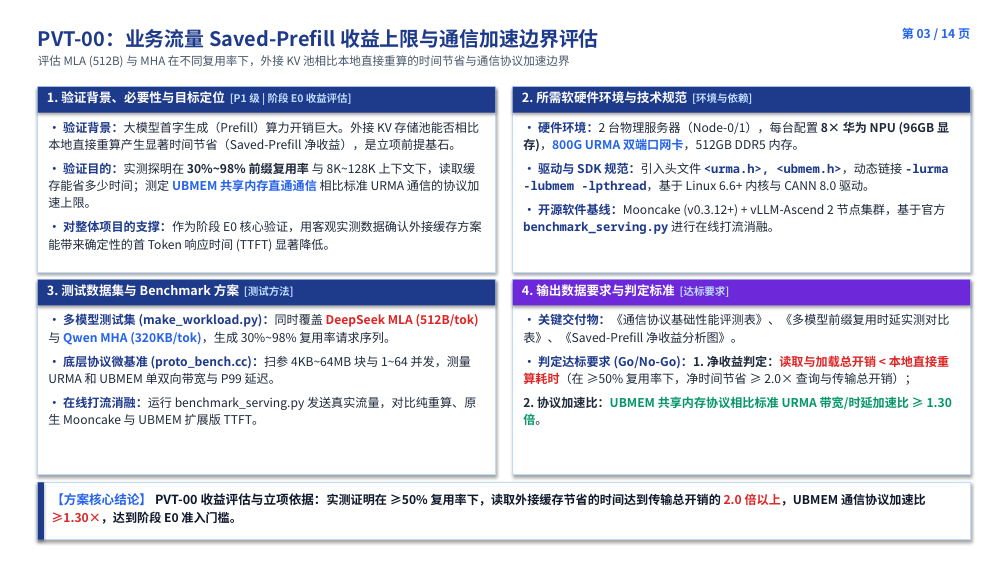
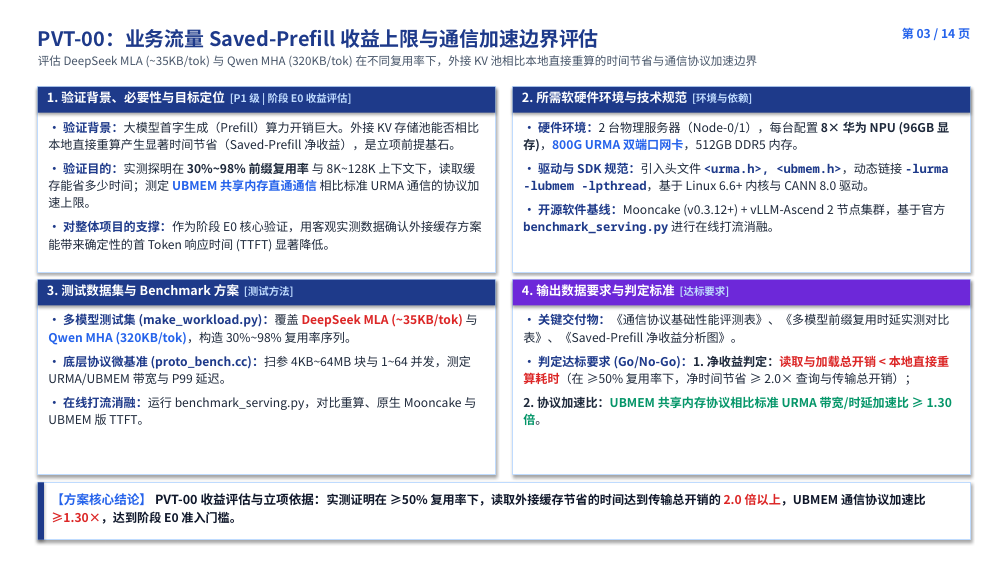
Before and after one commit to stonetree/reports, a slide deck: slide 3 of kvcache/unified_kv_memory/提前验证方案设计/验证计划方案设计/开发人员串讲PPT/00_统一异构KVCache存储池_提前验证全景与开发串讲完整版.pptx. Drawn at 1008x567 pixels with LibreOffice and Linux fonts; fonts in the diff are those of the drawing. Boxes give left, top, right and bottom in pixels: in the first picture for what was removed or moved away, otherwise in the second. Text is boxed around its words. In the diff, an @@ line names an element or a change of style, - is before the commit and + after.

```diff
--- a/kvcache/unified_kv_memory/提前验证方案设计/验证计划方案设计/开发人员串讲PPT/00_统一异构KVCache存储池_提前验证全景与开发串讲完整版.pptx
+++ b/kvcache/unified_kv_memory/提前验证方案设计/验证计划方案设计/开发人员串讲PPT/00_统一异构KVCache存储池_提前验证全景与开发串讲完整版.pptx
@@ text at (38,55,758,68): text changed @@
-评估 MLA (512B) 与 MHA 在不同复用率下，外接 KV 池相比本地直接重算的时间节省与通信协议加速边界
+评估 DeepSeek MLA (~35KB/tok) 与 Qwen MHA (320KB/tok) 在不同复用率下，外接 KV 池相比本地直接重算的时间节省与通信协议加速边界
@@ text at (48,314,478,425): text changed @@
-• 多模型测试集 (make_workload.py)：同时覆盖 DeepSeek MLA (512B/tok) 与 Qwen MHA (320KB/tok)，生成 30%~98% 复用率请求序列。
-• 底层协议微基准 (proto_bench.cc)：扫参 4KB~64MB 块与 1~64 并发，测量 URMA 和 UBMEM 单双向带宽与 P99 延迟。
-• 在线打流消融：运行 benchmark_serving.py 发送真实流量，对比纯重算、原生 Mooncake 与 UBMEM 扩展版 TTFT。
+• 多模型测试集 (make_workload.py)：覆盖 DeepSeek MLA (~35KB/tok) 与 Qwen MHA (320KB/tok)，构造 30%~98% 复用率序列。
+• 底层协议微基准 (proto_bench.cc)：扫参 4KB~64MB 块与 1~64 并发，测定 URMA/UBMEM 带宽与 P99 延迟。
+• 在线打流消融：运行 benchmark_serving.py，对比重算、原生 Mooncake 与 UBMEM 版 TTFT。
```
Also in this commit, not shown: 2 other slides changed, 7 other files.
